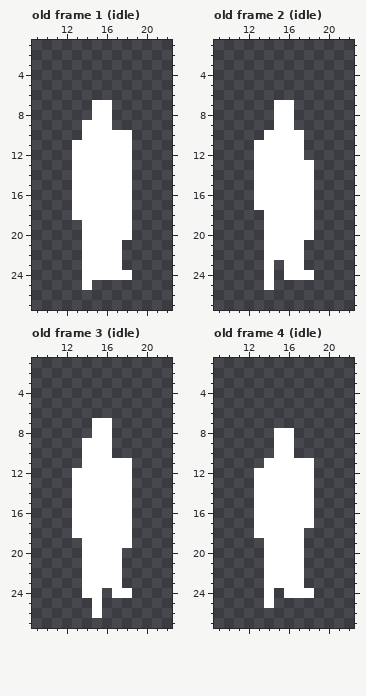
Pixel-art file: asset/character_assets/character_default.aseprite. Above: the version before the commit.
32x32 pixels, 28 frames. Shown: old frame 1 (idle): x 9..22, y 1..27; old frame 2 (idle): x 9..22, y 1..27; old frame 3 (idle): x 9..22, y 1..27; old frame 4 (idle): x 9..22, y 1..27. The commit also changed other frames, which this record leaves out.
After:
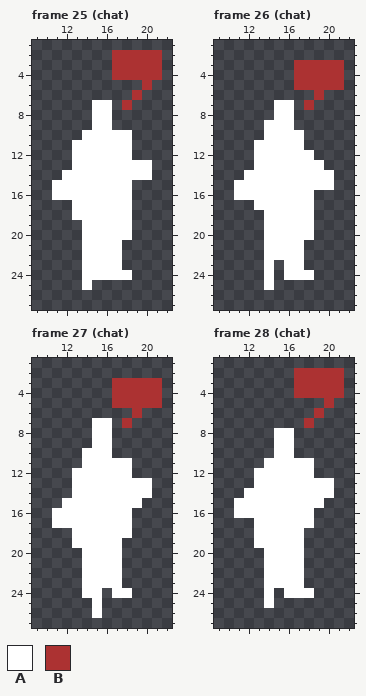
Palette (. is transparent): A #ffffff  B #ac3232
A new or re-ordered frame is compared with the old frame closest to it.
Diff:
frames re-ordered
Frame 25 (chat) against old frame 1 (idle):
y 2..4: x 17..21 ..... -> BBBBB
y 5: x 20 . -> B
y 6: x 19 . -> B
y 7: x 18 . -> B
y 9: x 14 A -> .
y 13: x 19..20 .. -> AA
y 14: x 12 . -> A; x 19..20 .. -> AA
y 15..16: x 11..12 .. -> AA
Frame 26 (chat) against old frame 2 (idle):
y 3..5: x 17..21 ..... -> BBBBB
y 6: x 19 . -> B
y 7: x 18 . -> B
y 9: x 14 . -> A
y 12: x 18 . -> A
y 13: x 19 . -> A
y 14: x 12 . -> A; x 19..20 .. -> AA
y 15: x 11..12 .. -> AA; x 19..20 .. -> AA
y 16: x 11..12 .. -> AA
Frame 27 (chat) against old frame 3 (idle):
y 3..5: x 17..21 ..... -> BBBBB
y 6: x 19 . -> B
y 7: x 18 . -> B
y 9: x 14 A -> .
y 13..14: x 19..20 .. -> AA
y 15: x 12 . -> A; x 19 . -> A
y 16..17: x 11..12 .. -> AA
y 19: x 13 . -> A; x 18 A -> .
Frame 28 (chat) against old frame 4 (idle):
y 2..4: x 17..21 ..... -> BBBBB
y 5: x 20 . -> B
y 6: x 19 . -> B
y 7: x 18 . -> B
y 13: x 19..20 .. -> AA
y 14: x 12 . -> A; x 19..20 .. -> AA
y 15: x 11..12 .. -> AA; x 19 . -> A
y 16: x 11..12 .. -> AA
y 19: x 13 . -> A
